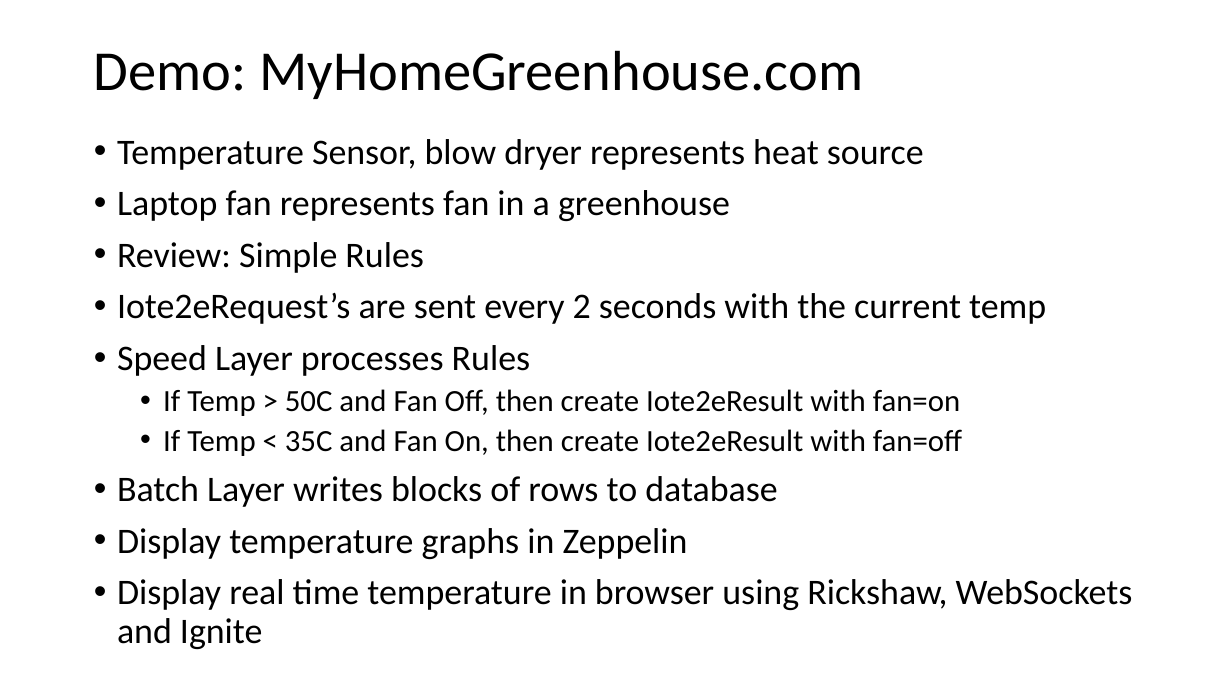
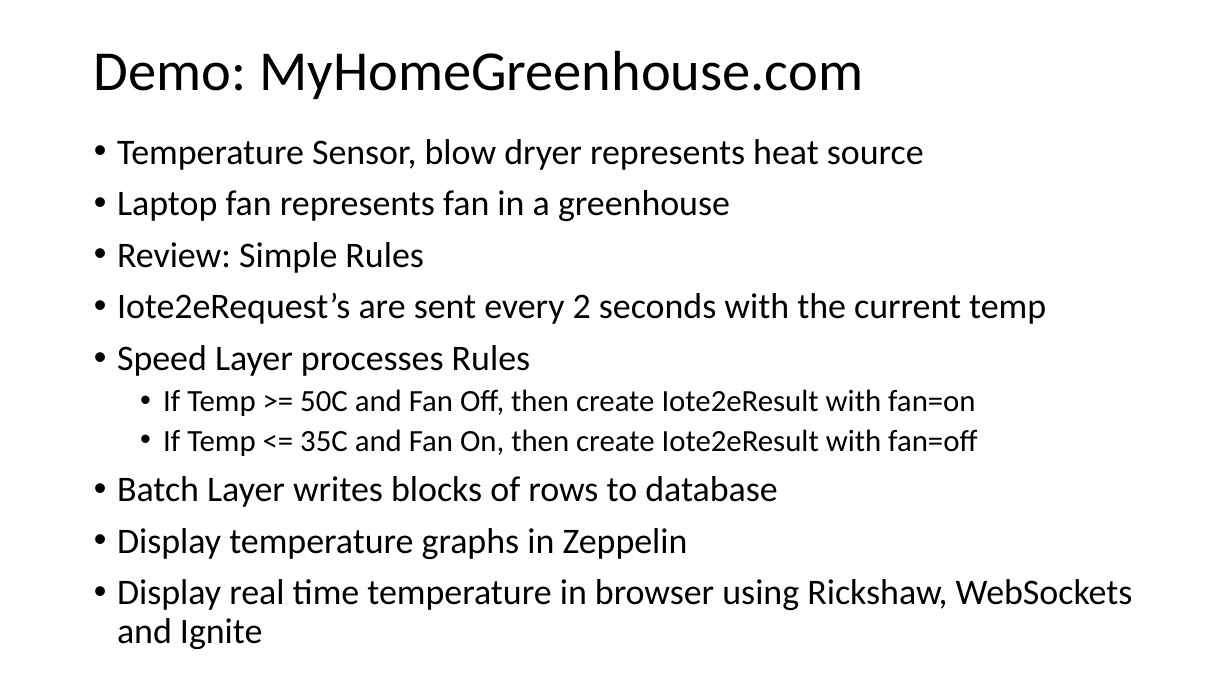
Before and after one commit to petezybrick/iote2e, a slide deck: slide 8 of iote2e-common/src/site/markdown/slides/iote2e-dryrun-20170904.pptx. Drawn at 1232x693 pixels with LibreOffice and Linux fonts; fonts in the diff are those of the drawing. Boxes give left, top, right and bottom in pixels: in the first picture for what was removed or moved away, otherwise in the second. Text is boxed around its words. In the diff, an @@ line names an element or a change of style, - is before the commit and + after.

```diff
--- a/iote2e-common/src/site/markdown/slides/iote2e-dryrun-20170904.pptx
+++ b/iote2e-common/src/site/markdown/slides/iote2e-dryrun-20170904.pptx
@@ text at (163, 389, 977, 456): text changed @@
-  • If Temp > 50C and Fan Off, then create Iote2eResult with fan=on
-  • If Temp < 35C and Fan On, then create Iote2eResult with fan=off
+  • If Temp >= 50C and Fan Off, then create Iote2eResult with fan=on
+  • If Temp <= 35C and Fan On, then create Iote2eResult with fan=off
```
Also in this commit, not shown: 2 other slides changed, 1 slide added, 2 slides removed, 1 other file.
